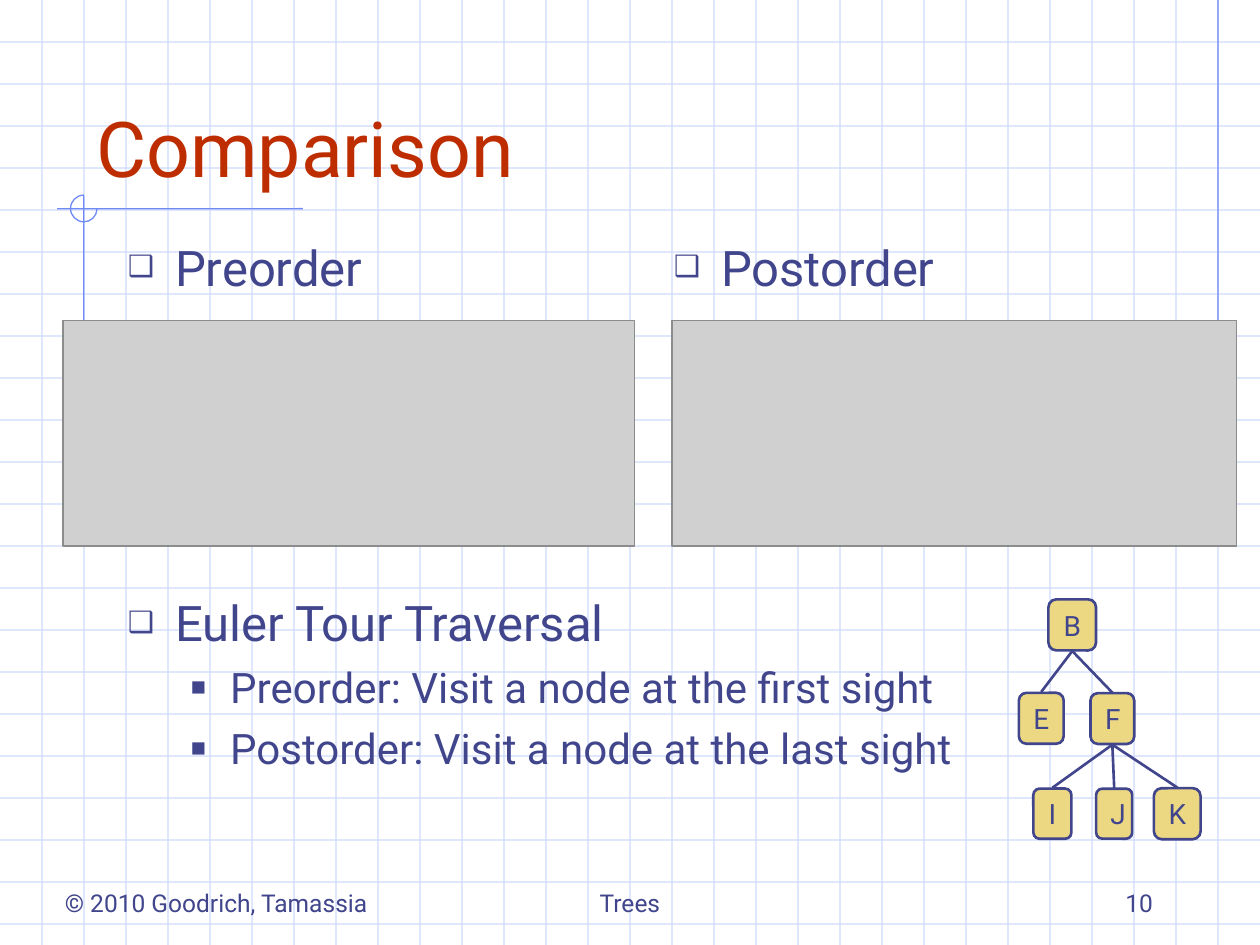
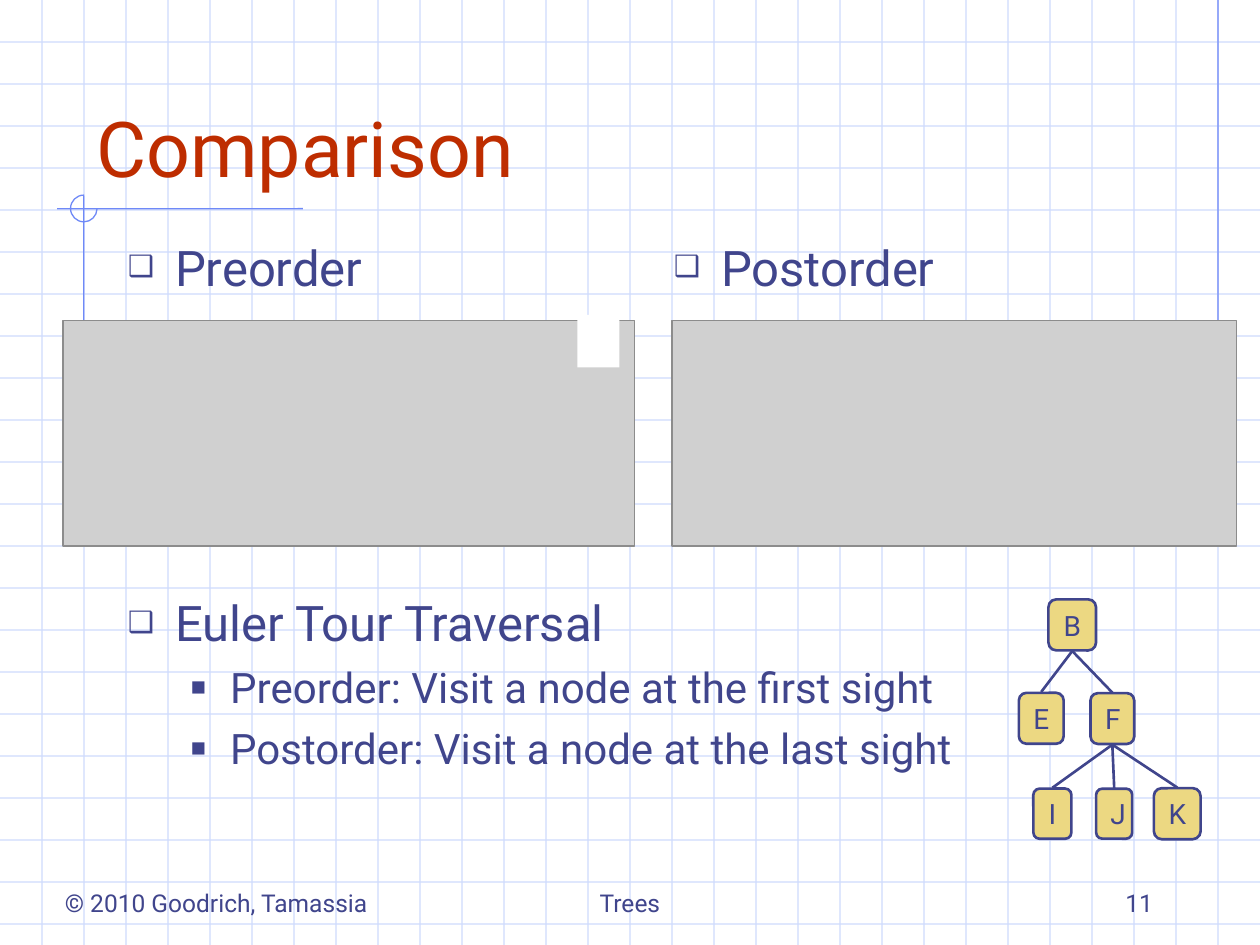
Before and after one commit to ShihKaiHo/DSA, a slide deck: slide 11 of 7.1&2-generalTrees.ppt (slide 10 before the commit). Drawn at 1260x945 pixels with LibreOffice and Linux fonts; fonts in the diff are those of the drawing; grey boxes stand for pictures; background and template pictures are left out. Boxes give left, top, right and bottom in pixels: in the first picture for what was removed or moved away, otherwise in the second. Text is boxed around its words. In the diff, an @@ line names an element or a change of style, - is before the commit and + after.

```diff
--- a/7.1&2-generalTrees.ppt
+++ b/7.1&2-generalTrees.ppt
@@ rectangle added at bbox=[577, 315, 619, 368], fill #FFFFFF @@
@@ page number at bbox=[1125, 894, 1153, 912]: text changed @@
-10
+11
```
Also in this commit, not shown: 9 other slides changed, 1 slide added, 15 other files.
